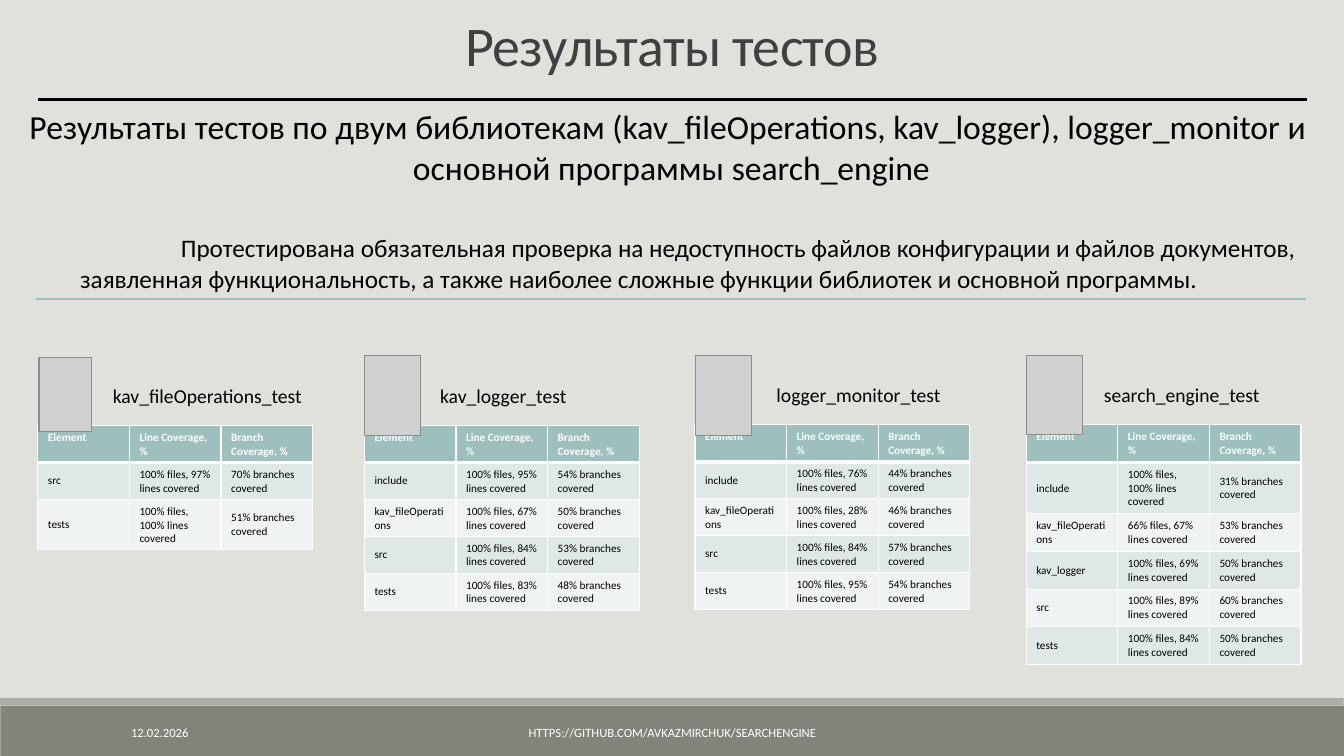
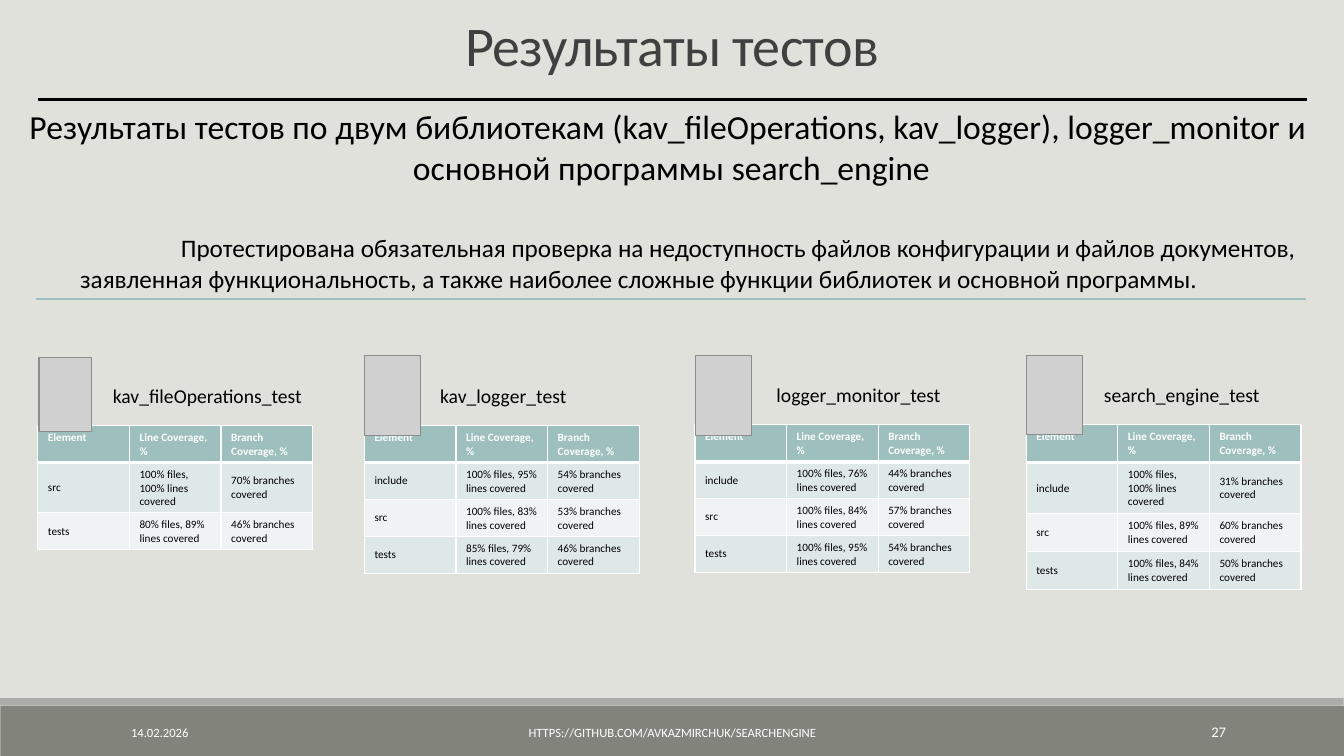
Before and after one commit to AVKazmirchuk/SearchEngine, a slide deck: slide 27 of presentation/защита [Автосохраненный] [Автосохраненный].pptx. Drawn at 1344x756 pixels with LibreOffice and Linux fonts; fonts in the diff are those of the drawing; grey boxes stand for pictures. Boxes give left, top, right and bottom in pixels: in the first picture for what was removed or moved away, otherwise in the second. Text is boxed around its words. In the diff, an @@ line names an element or a change of style, - is before the commit and + after.

Commit message:
refactor testOperations

```diff
--- a/presentation/защита [Автосохраненный] [Автосохраненный].pptx
+++ b/presentation/защита [Автосохраненный] [Автосохраненный].pptx
@@ table at (38, 425, 314, 549) @@
-row 2, column 2: 100% files, 97% lines covered
+row 2, column 2: 100% files, 100% lines covered
-row 3, column 2: 100% files, 100% lines covered
+row 3, column 2: 80% files, 89% lines covered
-row 3, column 3: 51% branches covered
+row 3, column 3: 46% branches covered
@@ table at (365, 425, 640, 574) @@
-row 3: kav_fileOperations | 100% files, 67% lines covered | 50% branches covered
-row 4: src | 100% files, 84% lines covered | 53% branches covered
-row 5: tests | 100% files, 83% lines covered | 48% branches covered
+row 3: src | 100% files, 83% lines covered | 53% branches covered
+row 4: tests | 85% files, 79% lines covered | 46% branches covered
@@ table at (696, 424, 971, 573) @@
-row 3: kav_fileOperations | 100% files, 28% lines covered | 46% branches covered
@@ table at (1026, 424, 1302, 586) @@
-row 3: kav_fileOperations | 66% files, 67% lines covered | 53% branches covered
-row 4: kav_logger | 100% files, 69% lines covered | 50% branches covered
@@ page number rewrapped from (874, 598, 889, 600) to (1211, 727, 1226, 737) @@
@@ text at (131, 728, 188, 737): text changed @@
-12.02.2026
+14.02.2026
```
Also in this commit, not shown: 29 other slides changed, 28 other files.
